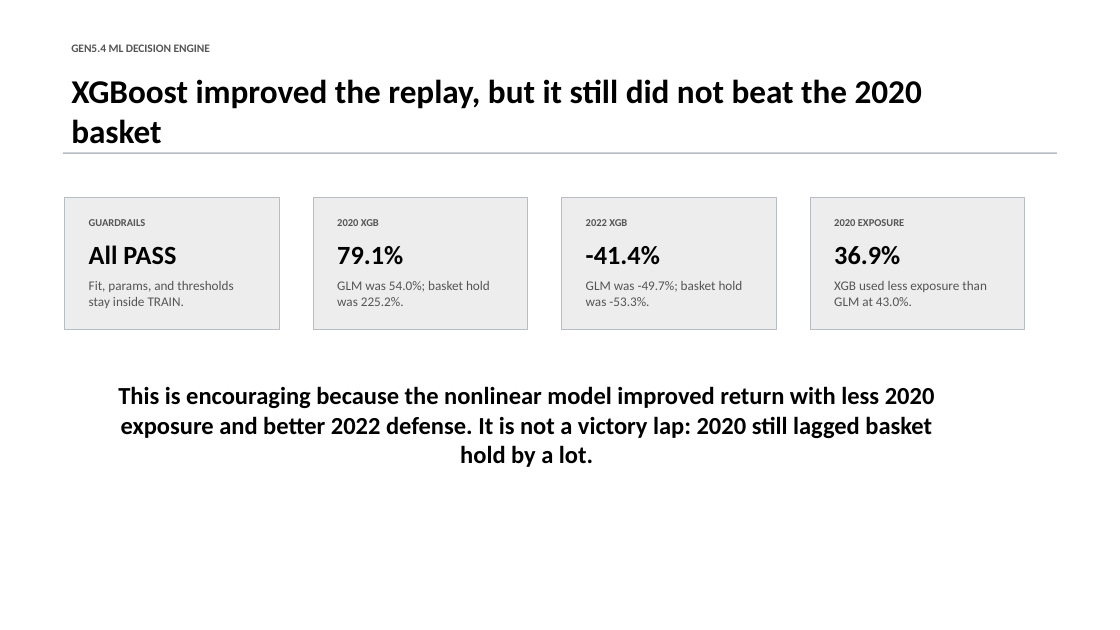
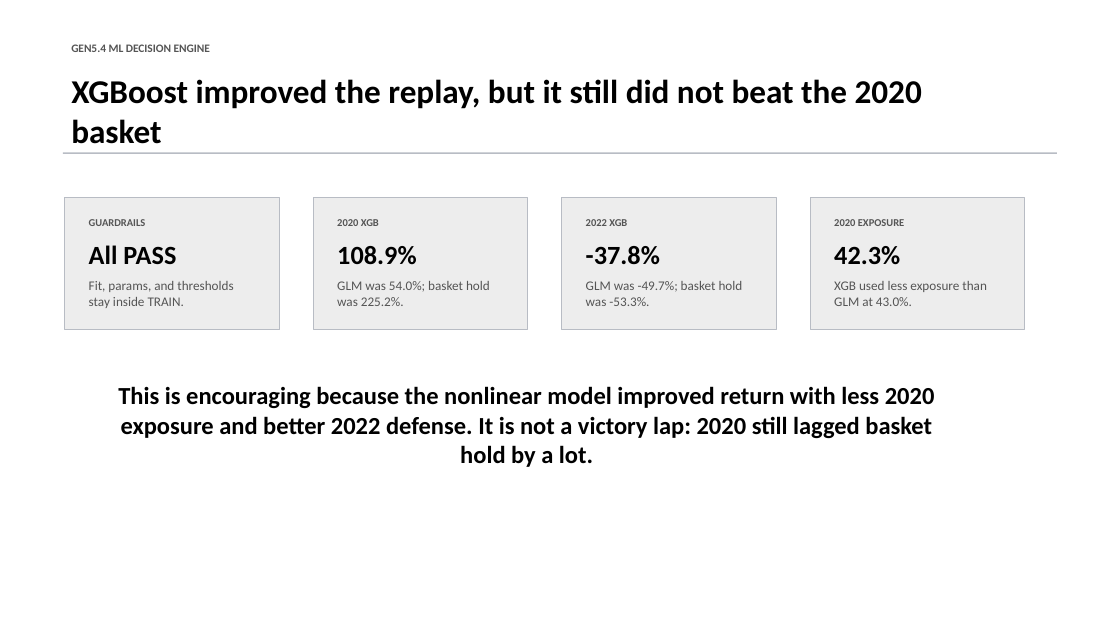
Before and after one commit to Francisc0Franc0/Time-Series-Modeling-Gen5, a slide deck: slide 31 of presentations/gen5_4_ml_decision_engine_incremental_build.pptx. Drawn at 1120x630 pixels with LibreOffice and Linux fonts; fonts in the diff are those of the drawing. Boxes give left, top, right and bottom in pixels: in the first picture for what was removed or moved away, otherwise in the second. Text is boxed around its words. In the diff, an @@ line names an element or a change of style, - is before the commit and + after.

```diff
--- a/presentations/gen5_4_ml_decision_engine_incremental_build.pptx
+++ b/presentations/gen5_4_ml_decision_engine_incremental_build.pptx
@@ text at <box>337,246,416,265</box>: text changed @@
-79.1%
+108.9%
@@ text at <box>586,246,660,265</box>: text changed @@
--41.4%
+-37.8%
@@ text at <box>834,246,900,265</box>: text changed @@
-36.9%
+42.3%
```
Also in this commit, not shown: 4 other slides changed, 8 slides added, 6 other files.
